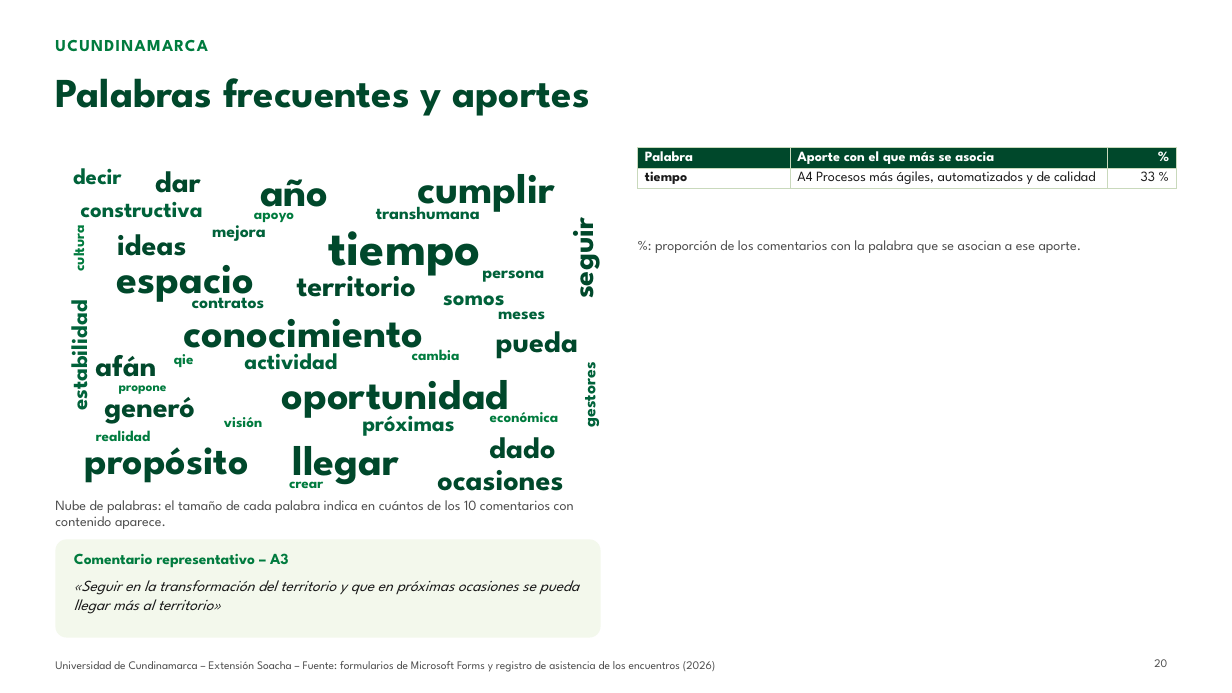
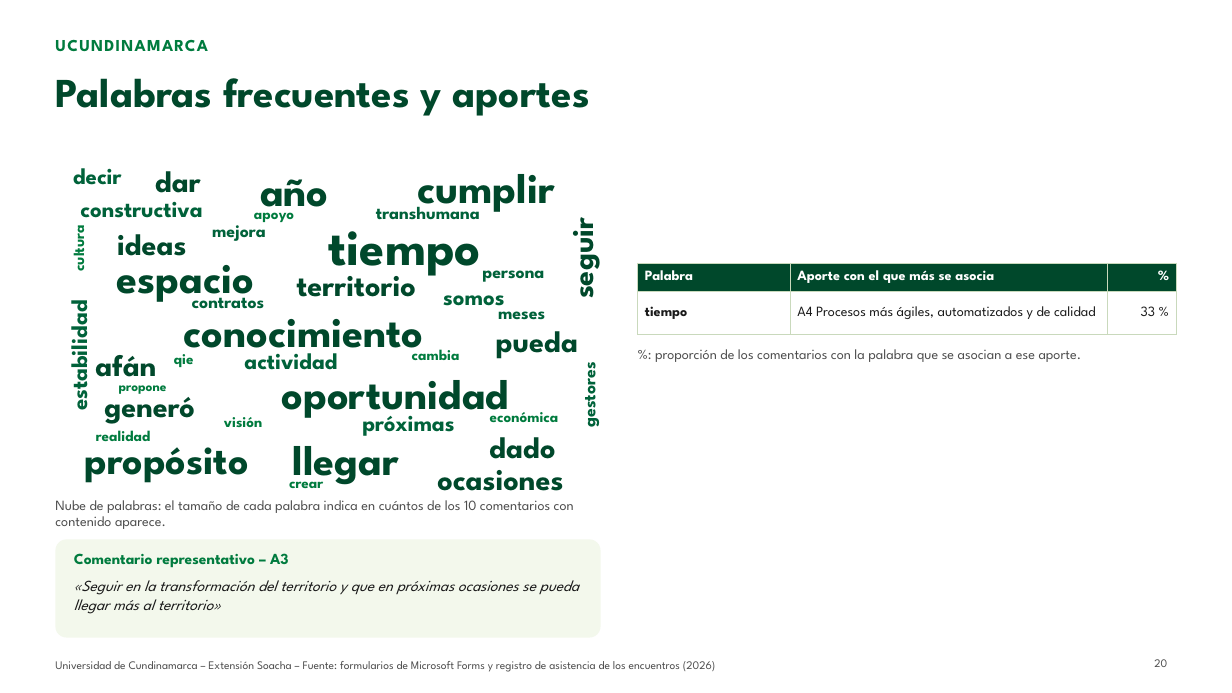
Before and after one commit to Nicolaserd/Planeacion_estrategica_transformaciones_temas, a slide deck: slide 20 of flujo_bert_jev/informe/presentaciones/Presentacion_Extension_Soacha_BERT_Jev.pptx. Drawn at 1232x693 pixels with LibreOffice and Linux fonts; fonts in the diff are those of the drawing; background and template pictures are left out. Boxes give left, top, right and bottom in pixels: in the first picture for what was removed or moved away, otherwise in the second. Text is boxed around its words. In the diff, an @@ line names an element or a change of style, - is before the commit and + after.

```diff
--- a/flujo_bert_jev/informe/presentaciones/Presentacion_Extension_Soacha_BERT_Jev.pptx
+++ b/flujo_bert_jev/informe/presentaciones/Presentacion_Extension_Soacha_BERT_Jev.pptx
@@ table: place and size @@
-table at <box>638,148,1177,240</box>
+table at <box>638,263,1177,356</box>
@@ text "%: proporción de los comentarios ...": place and size @@
-text "%: proporción de los comentarios ..." at <box>655,240,1082,253</box>
+text "%: proporción de los comentarios ..." at <box>655,349,1082,362</box>
```
Also in this commit, not shown: 7 other slides changed, 23 other files.
